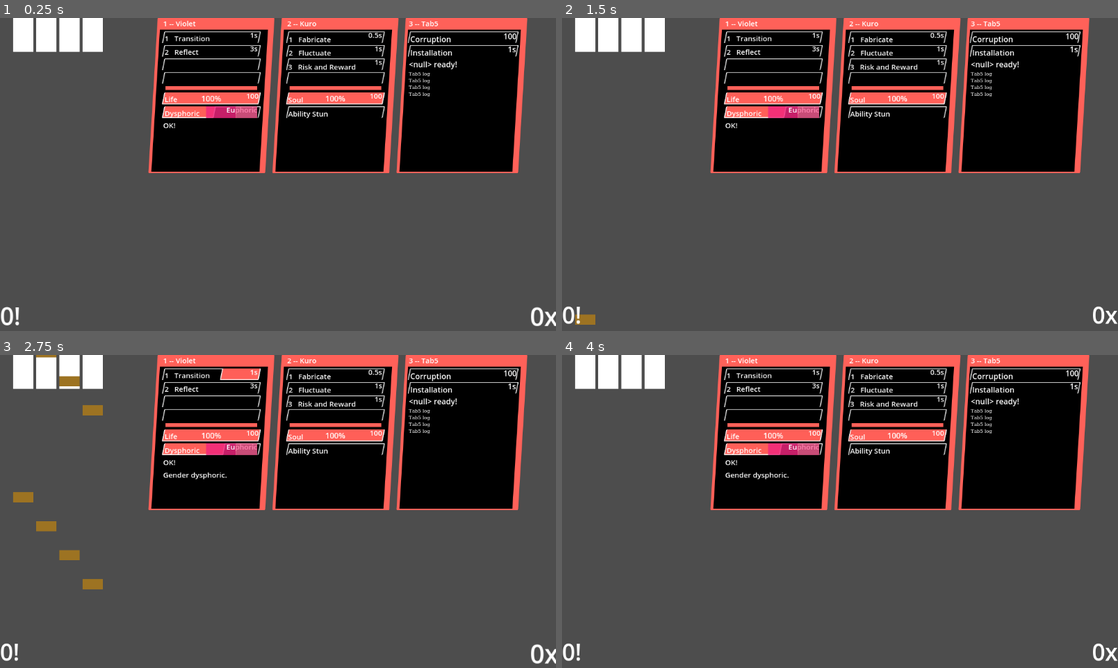
Above: before the commit, frames 1-4 (two rows, left to right).
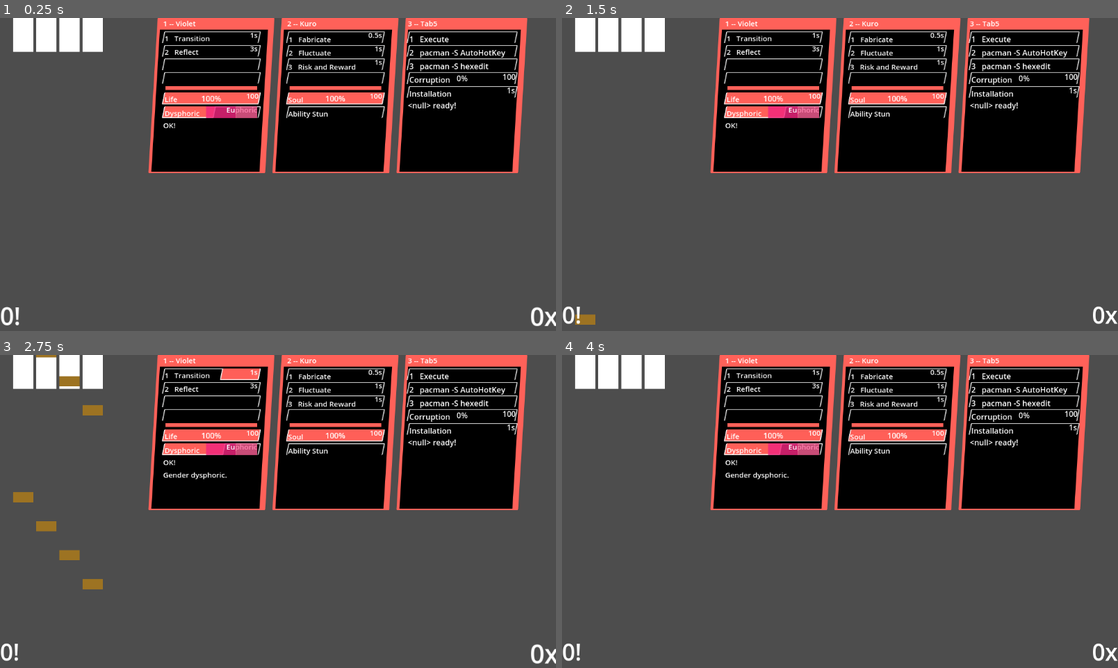
Above: after the commit, the same moments.

Repository: coltonisgod234/Project-KURO-Client
Game: Godot game, scene res://main.tscn
The game is run twice, just before and just after one commit, with the same random seed, the same clock (stepped at 60 frames per second) and the same inputs. The engine's default icon, where the game draws it, is replaced by a stand-in: a white triangle on a blue panel in a dark square.
Inputs (mouse positions are in pixels of both pictures, inside the frame that each line leads up to):
- Up to frame 1 (0.25 s): no input
- Up to frame 2 (1.5 s): move the mouse to (962, 158) at 0.52 s; tap L (Ability) at 0.6 s; tap S (Character) at 0.8, 1.35 s; tap Enter at 1.25 s; move the mouse to (728, 190) at 1.27 s
- Up to frame 3 (2.75 s): tap D (key0) at 1.55, 2.1 s; move the mouse to (333, 442) at 2.02 s; tap F (key1) at 2.3 s
- Up to frame 4 (4 s): move the mouse to (812, 574) at 2.77 s; tap F (key1) at 2.85 s; tap J (key2) at 3.05, 3.6 s; move the mouse to (1006, 558) at 3.52 s; tap K (key3) at 3.8 s

The runs differ from the first frame. In frame 1, 1.2% of the frame differs, in the area x 73-94%, y 0-30%; in frame 2, 1.2%; in frame 3, 1.2%; in frame 4, 1.2%.

Commit message:
I've done a little work on Tab5, don't mind any UI stuff I'm starting over there

Diff:
--- a/default_bus_layout.tres
+++ b/default_bus_layout.tres
@@ -2,3 +2,15 @@
 
 [resource]
 bus/0/volume_db = 0.000600815
+bus/1/name = &"Music"
+bus/1/solo = false
+bus/1/mute = false
+bus/1/bypass_fx = false
+bus/1/volume_db = -0.0105095
+bus/1/send = &"Master"
+bus/2/name = &"SFX"
+bus/2/solo = false
+bus/2/mute = false
+bus/2/bypass_fx = false
+bus/2/volume_db = 0.0
+bus/2/send = &"Master"
--- /dev/null
+++ b/gameplay/mod_characters/Tab5/HexEditor/HexEditor.tscn
@@ -0,0 +1,8 @@
+[gd_scene load_steps=2 format=3 uid="uid://c157rgaj0j83v"]
+
+[ext_resource type="Script" uid="uid://uae0odxfp624" path="res://gameplay/mod_characters/Tab5/HexEditor/program.gd" id="1_8qjbq"]
+
+[node name="HexEditor" type="Node2D"]
+script = ExtResource("1_8qjbq")
+ability_name = "HexEditor"
+export_mode = 1
--- /dev/null
+++ b/gameplay/mod_characters/Tab5/HexEditor/program.gd
@@ -0,0 +1 @@
+extends KURO_Ability
--- a/gameplay/mod_characters/Tab5/autohotkey/program.gd
+++ b/gameplay/mod_characters/Tab5/autohotkey/program.gd
@@ -1,12 +1,13 @@
 extends KURO_Ability
 
 func reset_state():
+	print("[Tab5] [AutoHotKey] Reset state")
 	self.set_process(false)
 	$StopTimer.stop()
 
 func kuro_init():
+	reset_state()
 	$StopTimer.timeout.connect(_on_timer_stop)
-	reset_state()
 
 func activate():
 	$StopTimer.stun_for(1.0)
@@ -16,5 +17,4 @@
 	reset_state()
 
 func _process(delta):
-	print("[Tab5] yay")
 	$Executor.apply("SetMissable")
--- a/gameplay/mod_characters/Tab5/tab5.tscn
+++ b/gameplay/mod_characters/Tab5/tab5.tscn
@@ -1,10 +1,11 @@
-[gd_scene load_steps=10 format=3 uid="uid://d13mtyk7g6rdi"]
+[gd_scene load_steps=11 format=3 uid="uid://d13mtyk7g6rdi"]
 
 [ext_resource type="Script" uid="uid://bq81uhbjbo38h" path="res://gameplay/mod_characters/Tab5/tab_5.gd" id="1_u3kyl"]
 [ext_resource type="Script" uid="uid://br6dgp2vin25w" path="res://gameplay/mod_characters/cooldown.gd" id="2_tf1xw"]
 [ext_resource type="PackedScene" uid="uid://dt4ggy47qpa6v" path="res://gameplay/mod_characters/Tab5/autohotkey/AutoHotKey.tscn" id="3_2rrlx"]
 [ext_resource type="Theme" uid="uid://c3jcrlkt7sab1" path="res://shared/blackness_GUI.tres" id="4_2scqv"]
 [ext_resource type="Script" uid="uid://b4sb85uby5c68" path="res://shared/nullcomponent.gd" id="5_mbo1y"]
+[ext_resource type="PackedScene" uid="uid://c157rgaj0j83v" path="res://gameplay/mod_characters/Tab5/HexEditor/HexEditor.tscn" id="5_qgenx"]
 [ext_resource type="Script" uid="uid://b5412jqplg8og" path="res://UI_stuff/attr_label.gd" id="6_u34pu"]
 [ext_resource type="Script" uid="uid://bxshnlfug7ihq" path="res://UI_stuff/attr_bar.gd" id="7_u34pu"]
 [ext_resource type="LabelSettings" uid="uid://75j526cfj8tt" path="res://UI_stuff/small_font_monospace_label_settings.tres" id="9_qgenx"]
@@ -13,10 +14,12 @@
 
 [node name="Tab5" type="Node2D" node_paths=PackedStringArray("sg")]
 script = ExtResource("1_u3kyl")
-installation_delay_sec = 1.0
+installation_delay_sec = 0.5
 installation_cost_corruption = 2.0
 execution_cost_corruption = 0.5
-max_log_lines = 8
+termination_cost_corruption = 5.0
+hit_note_recover_corruption = 1.0
+max_log_lines = 5
 sg = NodePath(".")
 export_mode = 1
 
@@ -26,16 +29,24 @@
 [node name="AbilityStun" type="Timer" parent="."]
 script = ExtResource("2_tf1xw")
 
-[node name="Programs" type="Node2D" parent="."]
+[node name="Programs" type="Node2D" parent="." node_paths=PackedStringArray("sg", "export_under")]
+script = ExtResource("5_mbo1y")
+sg = NodePath("..")
+export_under = NodePath("..")
 
 [node name="AutoHotKey" parent="Programs" node_paths=PackedStringArray("sg", "export_under") instance=ExtResource("3_2rrlx")]
 ability_name = "AutoHotKey"
 sg = NodePath("../..")
 export_under = NodePath("../..")
+export_mode = 1
+
+[node name="HexEditor" parent="Programs" instance=ExtResource("5_qgenx")]
 
 [node name="Panel" type="Panel" parent="."]
 offset_right = 252.0
 offset_bottom = 321.0
+size_flags_horizontal = 4
+size_flags_vertical = 4
 theme = ExtResource("4_2scqv")
 
 [node name="HUD" type="VBoxContainer" parent="Panel" node_paths=PackedStringArray("sg", "export_under")]
@@ -45,8 +56,8 @@
 anchors_preset = 5
 anchor_left = 0.5
 anchor_right = 0.5
-offset_left = -110.0
-offset_right = 115.0
+offset_left = -112.5
+offset_right = 112.5
 offset_bottom = 312.0
 grow_horizontal = 2
 size_flags_horizontal = 10
@@ -54,6 +65,7 @@
 script = ExtResource("5_mbo1y")
 sg = NodePath("../..")
 export_under = NodePath("../..")
+metadata/_edit_use_anchors_ = true
 
 [node name="CharacterName" type="Label" parent="Panel/HUD" node_paths=PackedStringArray("check", "sg", "export_under")]
 custom_minimum_size = Vector2(0, 24)
@@ -69,11 +81,65 @@
 export_under = NodePath("..")
 metadata/_edit_use_anchors_ = true
 
+[node name="Execute" type="ProgressBar" parent="Panel/HUD" node_paths=PackedStringArray("sg", "export_under")]
+custom_minimum_size = Vector2(0, 24)
+layout_mode = 2
+show_percentage = false
+script = ExtResource("7_u34pu")
+sg = NodePath("../../..")
+export_under = NodePath("..")
+
+[node name="Info" type="Label" parent="Panel/HUD/Execute"]
+layout_mode = 0
+offset_left = 3.0
+offset_top = 4.0
+offset_right = 83.0
+offset_bottom = 26.0
+theme = ExtResource("4_2scqv")
+text = "1   Execute"
+label_settings = SubResource("LabelSettings_u34pu")
+
+[node name="AutoHotKey" type="ProgressBar" parent="Panel/HUD" node_paths=PackedStringArray("sg", "export_under")]
+custom_minimum_size = Vector2(0, 24)
+layout_mode = 2
+show_percentage = false
+script = ExtResource("7_u34pu")
+sg = NodePath("../../..")
+export_under = NodePath("..")
+
+[node name="Info" type="Label" parent="Panel/HUD/AutoHotKey"]
+layout_mode = 0
+offset_left = 3.0
+offset_top = 4.0
+offset_right = 83.0
+offset_bottom = 26.0
+theme = ExtResource("4_2scqv")
+text = "2   pacman -S AutoHotKey"
+label_settings = SubResource("LabelSettings_u34pu")
+
+[node name="HexEditor" type="ProgressBar" parent="Panel/HUD" node_paths=PackedStringArray("sg", "export_under")]
+custom_minimum_size = Vector2(0, 24)
+layout_mode = 2
+show_percentage = false
+script = ExtResource("7_u34pu")
+sg = NodePath("../../..")
+export_under = NodePath("..")
+
+[node name="Info" type="Label" parent="Panel/HUD/HexEditor"]
+layout_mode = 0
+offset_left = 3.0
+offset_top = 4.0
+offset_right = 83.0
+offset_bottom = 26.0
+theme = ExtResource("4_2scqv")
+text = "3   pacman -S hexedit"
+label_settings = SubResource("LabelSettings_u34pu")
+
 [node name="CorruptionBar" type="ProgressBar" parent="Panel/HUD" node_paths=PackedStringArray("check", "sg", "export_under")]
 custom_minimum_size = Vector2(0, 24)
 layout_mode = 2
 theme = ExtResource("4_2scqv")
-show_percentage = false
+allow_lesser = true
 script = ExtResource("7_u34pu")
 property_name = "corruption"
 check = NodePath("../../..")
@@ -133,7 +199,7 @@
 text = "1s"
 label_settings = SubResource("LabelSettings_u34pu")
 
-[node name="Label" type="Label" parent="Panel/HUD" node_paths=PackedStringArray("check", "sg", "export_under")]
+[node name="Program" type="Label" parent="Panel/HUD" node_paths=PackedStringArray("check", "sg", "export_under")]
 layout_mode = 2
 theme = ExtResource("4_2scqv")
 label_settings = SubResource("LabelSettings_u34pu")
@@ -149,10 +215,6 @@
 layout_mode = 2
 size_flags_vertical = 3
 theme = ExtResource("4_2scqv")
-text = "Tab5 log
-Tab5 log
-Tab5 log
-Tab5 log"
 label_settings = ExtResource("9_qgenx")
 script = ExtResource("6_u34pu")
 fstring = "%s"
--- a/gameplay/mod_characters/Tab5/tab_5.gd
+++ b/gameplay/mod_characters/Tab5/tab_5.gd
@@ -1,14 +1,26 @@
 extends KURO_Character
+
+#@export_category("Internal")
+var lanemanager: Node
 
 @export_category("Programs")
 @export var program: Node
 @export var installation_delay_sec: float
+
+@export_category("State")
+enum Tab5States {
+	ALPHA,
+	BETA,
+	GAMMA
+}
+@export var state: Tab5States
 
 @export_category("Corruption")
 @export var corruption: float
 @export var installation_cost_corruption: float
 @export var execution_cost_corruption: float
 @export var termination_cost_corruption: float
+@export var hit_note_recover_corruption: float
 
 @export_category("Log")
 @export var max_log_lines: int
@@ -28,41 +40,19 @@
 func log_to_string():
 	return "\n".join(log)
 
-func funny_apt_thing(name):
-	append_log("Reading package lists... Done")
-	await $MiscTimer.set_and_wait(0.1)
-	append_log("Building dependency tree... Done")
-	await $MiscTimer.set_and_wait(0.14)
-	append_log("Reading state information... Done")
-	await $MiscTimer.set_and_wait(0.14)
-	append_log("The following NEW packages will be installed:")
-	append_log("   %s" % name)
-	await $MiscTimer.set_and_wait(0.15)
-	append_log("0 upgraded-")
-	append_log("1 newly installed-")
-	append_log("0 to remove-")
-	await $MiscTimer.set_and_wait(0.12)
-	append_log("and %s not upgraded-" % randi_range(200, 727))
-	append_log("Need to get %s kB of archives." % randi_range(200, 727))
-	await $MiscTimer.set_and_wait(0.13)
-	append_log("Get:1 https://projectkuro.com/%s" % name)
-	await $MiscTimer.set_and_wait(0.2)
-	append_log("Setting up %s ..." % name)
-	await $MiscTimer.set_and_wait(0.10)
-
 func install_program(name: String):
-	append_log("$ apt install %s" % name)
+	append_log("$ sudo pacman -S %s" % name)
+	append_log("[sudo] password for tab5: ")
+	append_log(":: Retrieving packages...")
+	append_log("Packages (1) %s-8.4-1" % name)
 	await $AbilityStun.set_and_wait(installation_delay_sec)
 	corruption += installation_cost_corruption
+	append_log(":: Processing package changes...")
 	program = $Programs.get_node(name)
 
-	await funny_apt_thing(name)
-
+	append_log("Installation completed!")
 
 func primary():
-	if program.can_process():
-		append_log("$ pkill %s")
-
 	if program == null:
 		append_log("Command not found.")
 		return
@@ -72,10 +62,25 @@
 	append_log("$ %s" % program.ability_name)
 
 func secondaryA():
-	install_program("AutoHotKey")
+	match state:
+		Tab5States.ALPHA:
+			install_program("AutoHotKey")
+		_:
+			print("[Tab5] I am extremely confused with the current state.")
 
 func secondaryB():
-	install_program("HexEditor")
+	match state:
+		Tab5States.ALPHA:
+			install_program("HexEditor")
+		_:
+			print("[Tab5] I am extremely confused with the current state.")
 
-func secondaryC():
-	pass
+func secondaryC(): install_program
+
+func kuro_init():
+	var lane_manager = await Globals.wait_for_component("LaneManager")
+	lane_manager.note_judged.connect(_on_judgement)
+
+func _on_judgement(lane: Node2D, note: Node2D, judge:int, nonfabricated:int):
+	if not corruption - hit_note_recover_corruption < 0:
+		corruption -= hit_note_recover_corruption
Not shown, added: gameplay/mod_characters/Tab5/HexEditor/program.gd.uid
